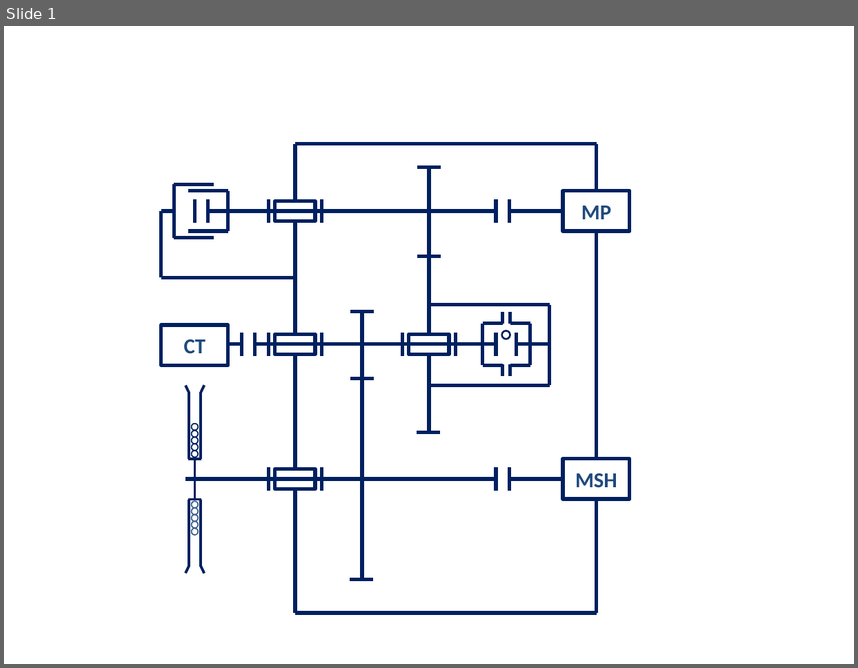
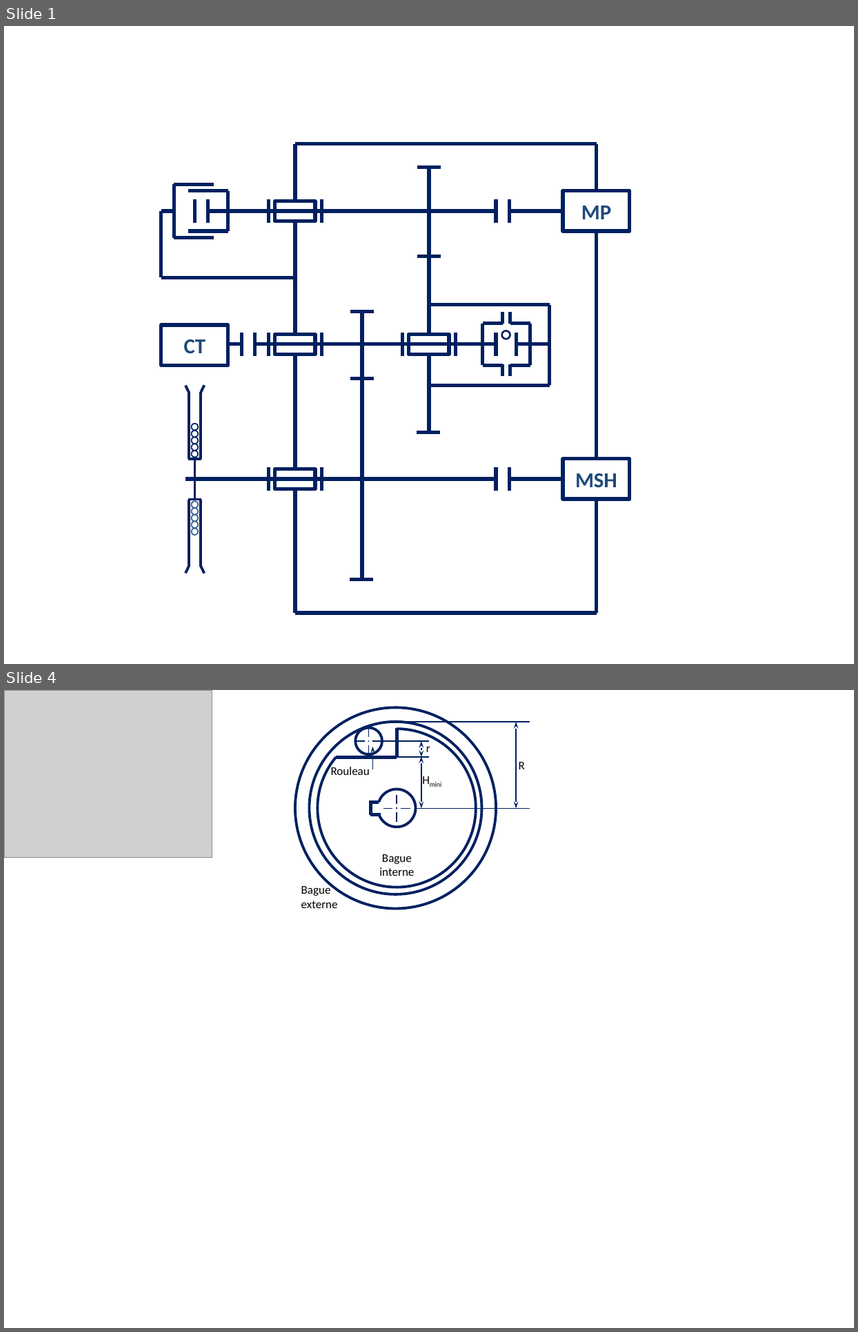
Before and after one commit to xpessoles/07_Etude_Systemes_Mecaniques_Analyser_Concevoir_Realiser, a slide deck: Concevoir/06_ConceptionsDiverses/TD_09_GrueHydraulique/images/Figures.pptx. Shown one above the other, each under a label of ours: slide 1 before the commit, slides 1 and 4 after it; the slides between them are not shown. The pictures are 858x668 and 858x1332 pixels, drawn with LibreOffice and Linux fonts; fonts in the diff are those of the drawing; grey boxes stand for pictures. Boxes give left, top, right and bottom in pixels: in the first picture for what was removed or moved away, otherwise in the second. Text is boxed around its words. In the diff, an @@ line names an element or a change of style, - is before the commit and + after.

```diff
--- a/Concevoir/06_ConceptionsDiverses/TD_09_GrueHydraulique/images/Figures.pptx
+++ b/Concevoir/06_ConceptionsDiverses/TD_09_GrueHydraulique/images/Figures.pptx
@@ slide 4 added at (4,690,854,1328), background #FFFFFF @@
@@ picture added at (4,690,212,858) @@
@@ ellipse added at (296,708,496,909), outline #002060 2.25 pt @@
@@ ellipse added at (309,722,481,894), outline #002060 2.25 pt @@
@@ arc (boxed as its full ellipse) added at (318,729,476,887), outline #002060 2.25 pt @@
@@ ellipse added at (355,727,381,753), outline #002060 2.25 pt @@
@@ line added from (369, 755) to (369, 727), #002060 1 pt dashed @@
@@ line added from (397, 757) to (397, 727), #002060 3 pt @@
@@ line added from (529, 722) to (397, 722), #002060 1 pt @@
@@ double arrow added from (516, 722) to (516, 808), #002060 1 pt @@
@@ line added from (382, 741) to (355, 741), #002060 1 pt dashed @@
@@ arrow added from (373, 770) to (373, 746), #002060 1 pt @@
@@ line added from (429, 741) to (382, 741), #002060 1 pt @@
@@ double arrow added from (421, 741) to (421, 757), #002060 1 pt @@
@@ text added at (426,746,430,752), 10 pt, text #000000 @@
+r
@@ text added at (331,765,370,775), 10 pt, text #000000 @@
+Rouleau
@@ line added from (337, 757) to (397, 757), #002060 3 pt @@
@@ line added from (429, 757) to (366, 757), #002060 1 pt @@
@@ text added at (414,768,455,791), 10 pt, text #000000 @@
+Hmini
@@ double arrow added from (421, 756) to (421, 808), #002060 1 pt @@
@@ text added at (519,762,525,769), 10 pt, text #000000 @@
+R
@@ arc (boxed as its full ellipse) added at (378,789,415,827), outline #002060 2.25 pt @@
@@ line added from (379, 802) to (369, 802), #002060 3 pt @@
@@ line added from (370, 802) to (370, 815), #002060 3 pt @@
@@ line added from (410, 808) to (383, 808), #002060 1 pt dashed @@
@@ line added from (397, 822) to (397, 795), #002060 1 pt dashed @@
@@ line added from (529, 808) to (415, 808), #002060 1 pt @@
@@ line added from (381, 815) to (370, 815), #002060 3 pt @@
@@ text added at (379,854,414,876), 10 pt, text #000000 @@
+Bague interne
@@ text added at (301,884,338,908), 10 pt, text #000000 @@
+Bague externe
```
Also in this commit, not shown: 2 other slides added, 1 slide removed, 1 other file.
